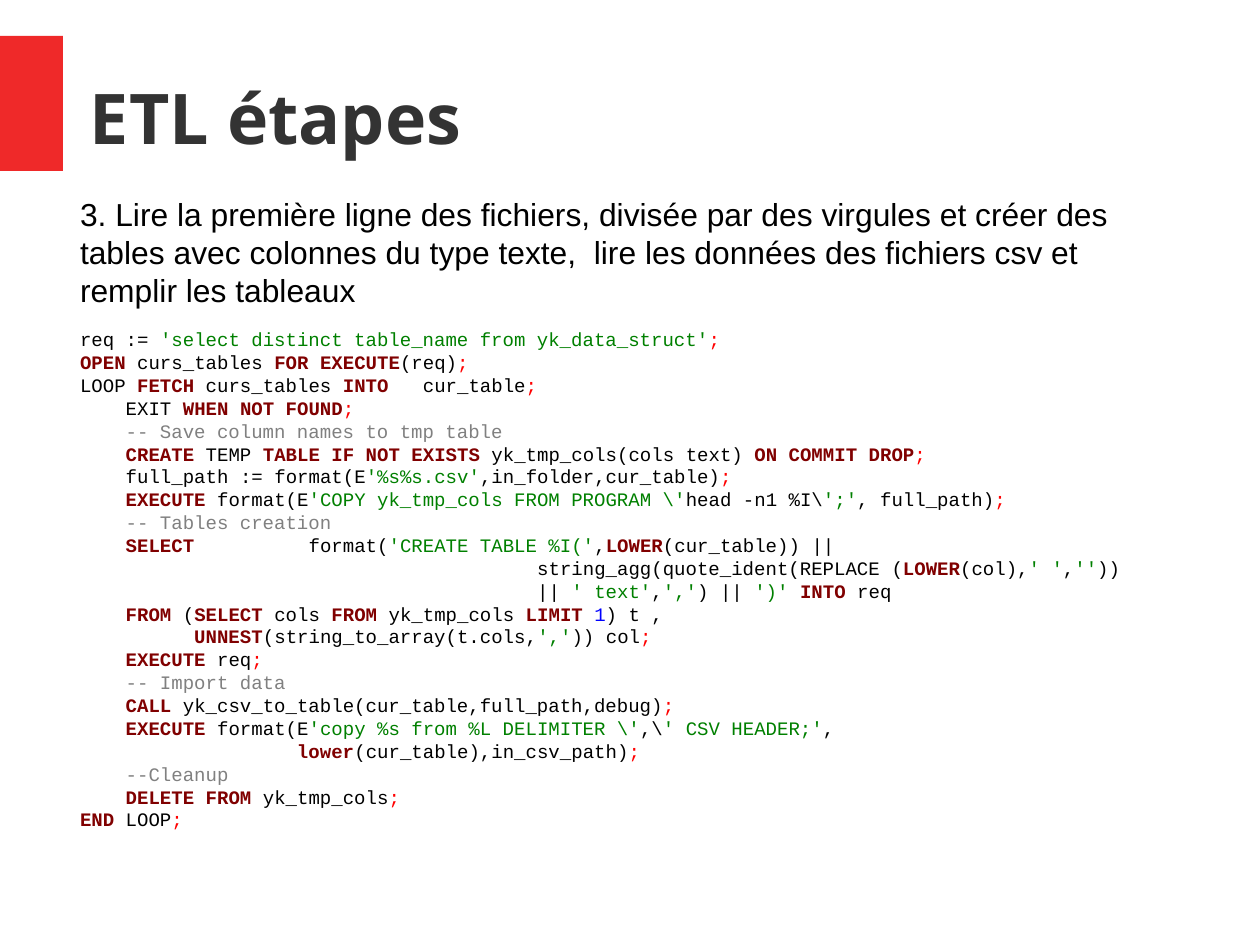
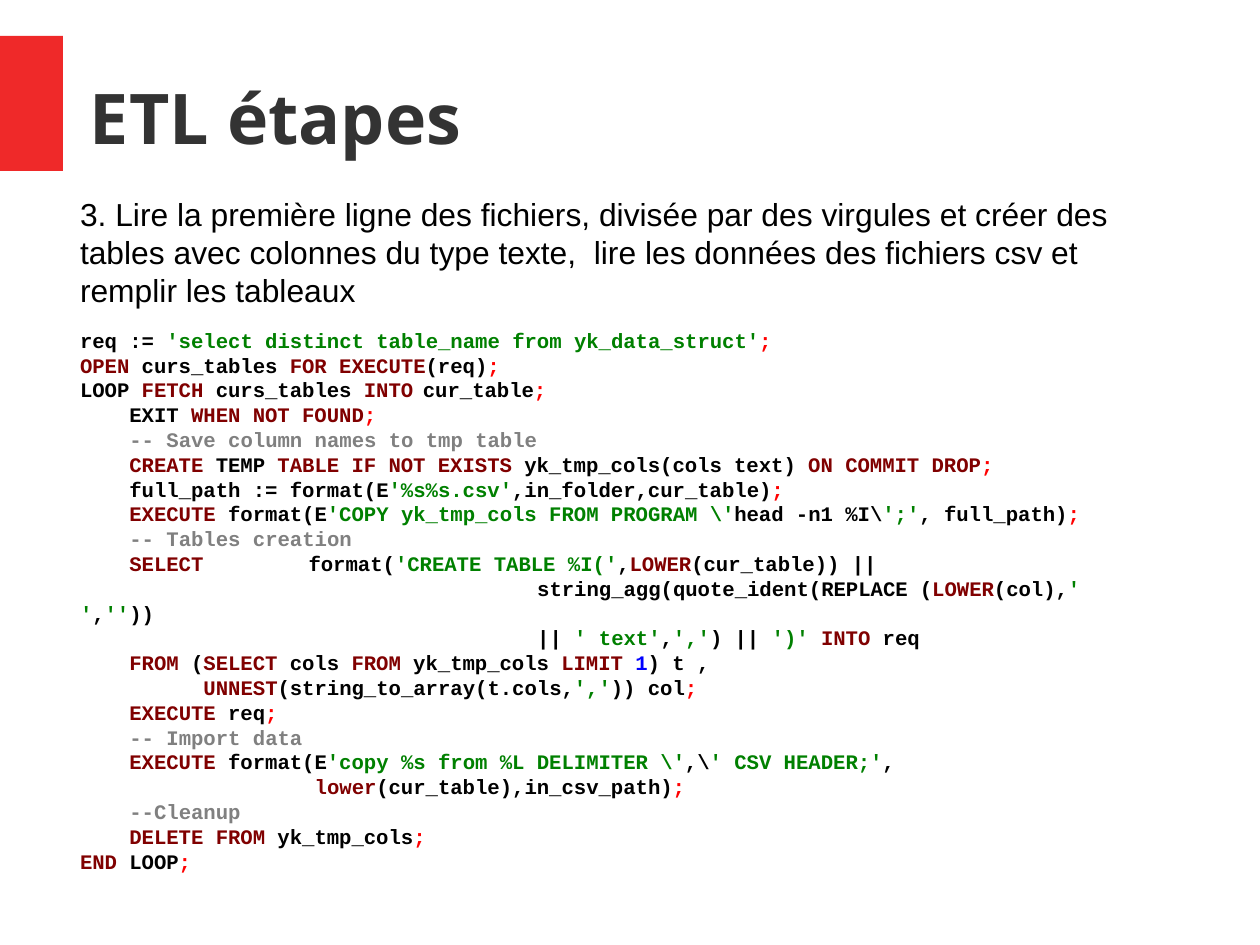
Before and after one commit to konyshev/ecam_ds, a slide deck: slide 11 of IntProj/Slides.odp. Drawn at 1260x945 pixels with LibreOffice and Linux fonts; fonts in the diff are those of the drawing. Boxes give left, top, right and bottom in pixels: in the first picture for what was removed or moved away, otherwise in the second. Text is boxed around its words. In the diff, an @@ line names an element or a change of style, - is before the commit and + after.

```diff
--- a/IntProj/Slides.odp
+++ b/IntProj/Slides.odp
@@ text at [80, 333, 1081, 849]: size 12 to 13 pt in "req := 'select distinct table_name from yk_data_struct';", "OPEN curs_tables FOR EXECUTE(req);", "LOOP FETCH curs_tables INTO cur_table;", "EXIT WHEN NOT FOUND;" and 17 more places; bold on in "req := 'select distinct table_name from yk_data_struct';", "curs_tables EXECUTE(req);", "LOOP curs_tables cur_table;", "EXIT FOUND;" and 17 more places @@
@@ text at [126, 699, 675, 716]: paragraph removed @@
-CALL yk_csv_to_table(cur_table,full_path,debug);
```
Also in this commit, not shown: 18 other slides changed, 2 other files.
